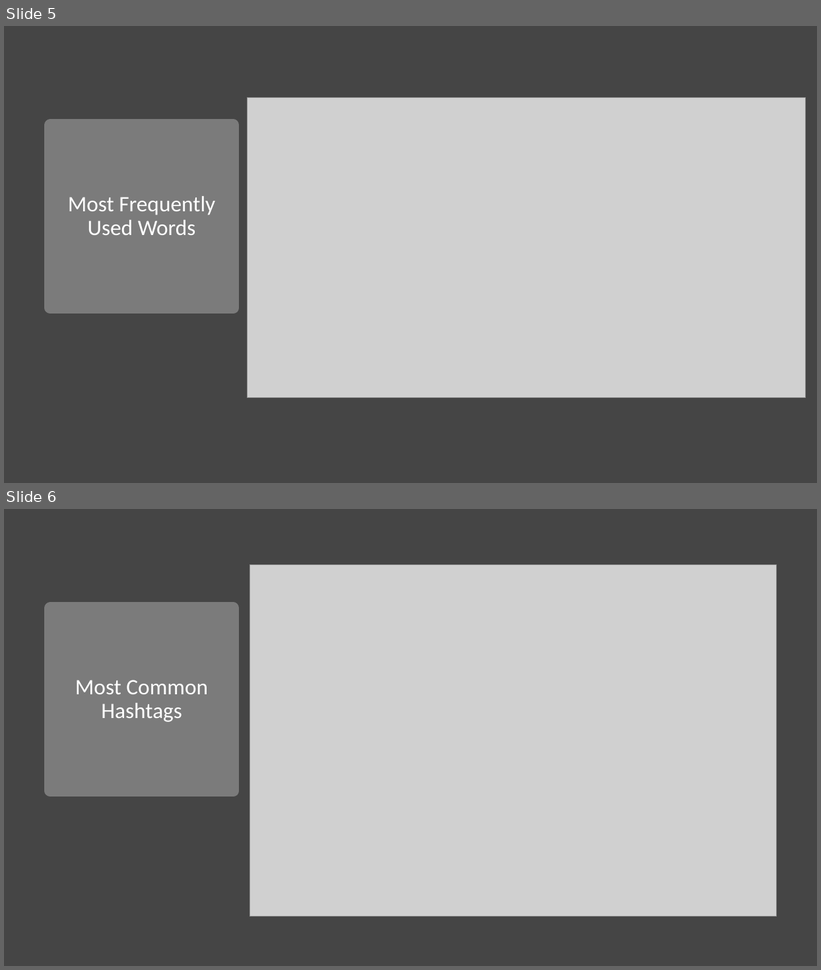
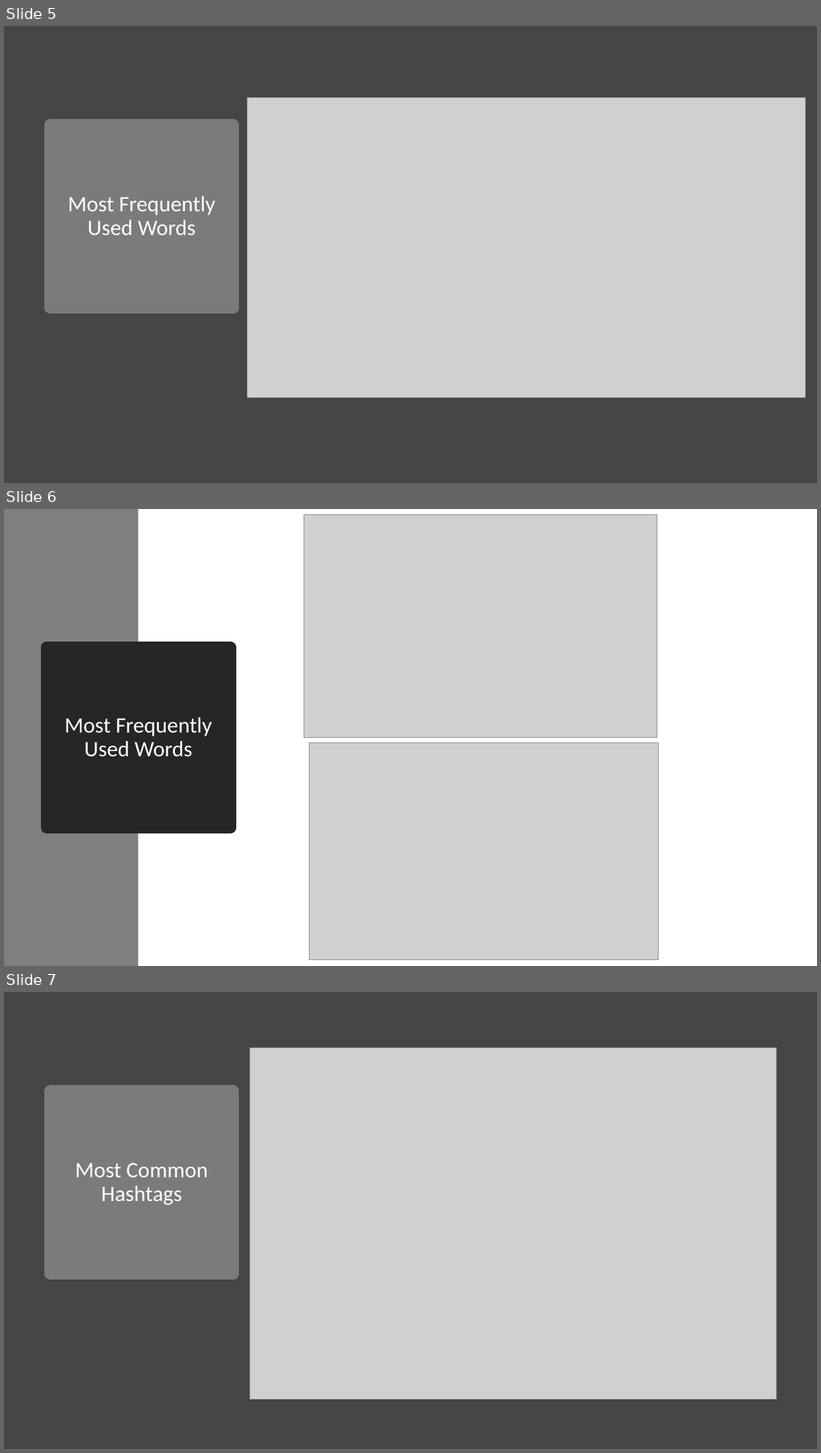
Before and after one commit to jirvingphd/dsc-4-final-project-online-ds-ft-021119, a slide deck: presentation.pptx. Shown one above the other, each under a label of ours: slides 5 and 6 before the commit, slides 5, 6 and 7 after it. The pictures are 821x970 and 821x1453 pixels, drawn with LibreOffice and Linux fonts; fonts in the diff are those of the drawing; grey boxes stand for pictures. Boxes give left, top, right and bottom in pixels: in the first picture for what was removed or moved away, otherwise in the second. Text is boxed around its words. In the diff, an @@ line names an element or a change of style, - is before the commit and + after.

```diff
--- a/presentation.pptx
+++ b/presentation.pptx
@@ slide 6 added at bbox=[4, 509, 817, 966], background #000000 @@
@@ rectangle added at bbox=[4, 509, 817, 966], fill #FFFFFF @@
@@ rectangle added at bbox=[4, 509, 138, 966], fill #7F7F7F @@
@@ picture added at bbox=[304, 514, 657, 738] @@
@@ title added at bbox=[47, 648, 230, 828], fill #262626, outline #262626 13.75 pt, 26 pt, text #FFFFFF @@
+Most Frequently Used Words
@@ picture added at bbox=[309, 743, 659, 960] @@
@@ what was slide 6 is now slide 7 @@
```
Also in this commit, not shown: 1 slide changed, 5 other files.
